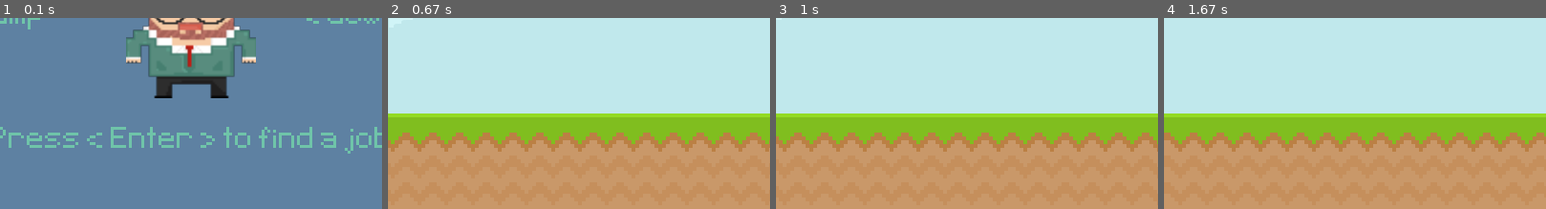
Above: before the commit, frames 1-4 (left to right).
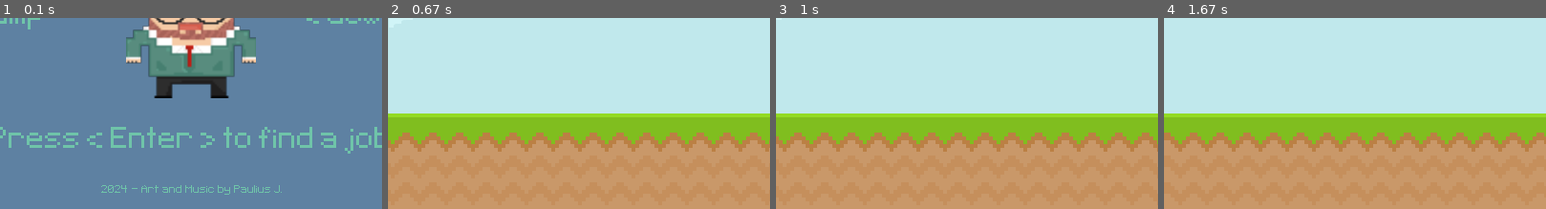
Above: after the commit, the same moments.

Repository: pjakonis/PyGame-Recruitment-Run
Game: pygame game, started from runner_class only.py
Same seed, same stepped clock (60 frames per second), same inputs: the game is played once before the commit and once after it.
Inputs:
- Up to frame 1 (0.1 s): no input
- Up to frame 2 (0.67 s): tap Enter at 0.33 s
- Up to frame 3 (1 s): hold Up from 0.67 s (still down)
- Up to frame 4 (1.67 s): release Up at 1.13 s; hold Down 1.17-1.47 s; hold Up from 1.5 s (still down)
The pictures show only the part of the screen within x 25-75%, y 50-100%; the shares and areas given below are measured in that part.

The runs differ from the first frame. In frame 1, 0.5% of the frame differs, in the area x 26-74%, y 87-93%; in frame 2, nothing differs; in frame 3, nothing differs; in frame 4, nothing differs.

Commit message:
Done Done Done

Diff:
--- a/runner_class only.py
+++ b/runner_class only.py
@@ -171,6 +171,19 @@
 pygame.display.set_caption('Recruitment Run')
 clock = pygame.time.Clock()
 font = pygame.font.Font('font/Pixeltype.ttf', 50)
+font_2 = pygame.font.Font('font/Pixeltype.ttf', 20)
+
+game_name_1 = font.render('Recruitment Run', False, (111, 196, 169))
+game_name_1_rect = game_name_1.get_rect(center=(400, 80))
+game_name_2 = font.render('GAME OVER', False, (111, 196, 169))
+game_name_2_rect = game_name_2.get_rect(center=(400, 80))
+
+game_message_1 = font.render('Press < Enter > to find a job', False, (111, 196, 169))
+game_message_1_rect = game_message_1.get_rect(center=(400, 330))
+game_message_2 = font.render('Press < Enter > to run again', False, (111, 196, 169))
+game_message_2_rect = game_message_2.get_rect(center=(400, 330))
+game_credit = font_2.render('2024 - Art and Music by Paulius J.', False, (111, 196, 169))
+game_credit_rect = game_credit.get_rect(center=(400, 380))
 
 game_active = False
 start_time = 0
@@ -217,16 +230,6 @@
 player_dead = pygame.transform.rotozoom(player_dead, 0, 2)
 player_dead_rect = player_dead.get_rect(center=(400, 200))
 
-game_name_1 = font.render('Recruitment Run', False, (111, 196, 169))
-game_name_1_rect = game_name_1.get_rect(center=(400, 80))
-game_name_2 = font.render('GAME OVER', False, (111, 196, 169))
-game_name_2_rect = game_name_2.get_rect(center=(400, 80))
-
-game_message_1 = font.render('Press < Enter > to find a job', False, (111, 196, 169))
-game_message_1_rect = game_message_1.get_rect(center=(400, 330))
-game_message_2 = font.render('Press < Enter > to run again', False, (111, 196, 169))
-game_message_2_rect = game_message_2.get_rect(center=(400, 330))
-
 obstacle_timer = pygame.USEREVENT + 1
 
 pygame.time.set_timer(obstacle_timer, millis)
@@ -342,6 +345,7 @@
         clouds_rect_1 = clouds_surf.get_rect(topleft=(0, 20))
         clouds_rect_2 = clouds_surf.get_rect(topleft=(800, 20))
         sun_rect = sun_surf.get_rect(topright=(800, 10))
+        screen.blit(game_credit, game_credit_rect)
 
         obstacle_speed = 5
         last_speed_increase = 0
